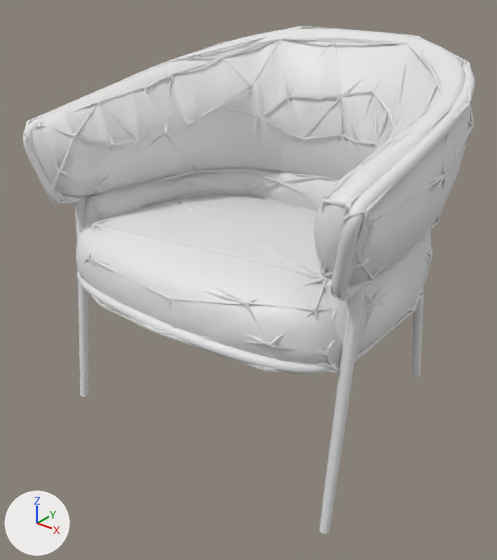
An edit to the glTF model assets/chair-wire.glb, drawn before and after from the same camera.
Rendered twice from a 50 mm camera at (1.172, -1.574, 1.391) aimed at (-0.02, -0.083, 0.467). The axes (+X, +Y, +Z) are drawn at lower left. The lights are the same throughout. The first picture is the older version.

In view in the first picture: 'Upholstery', 'Upholstery.001'.
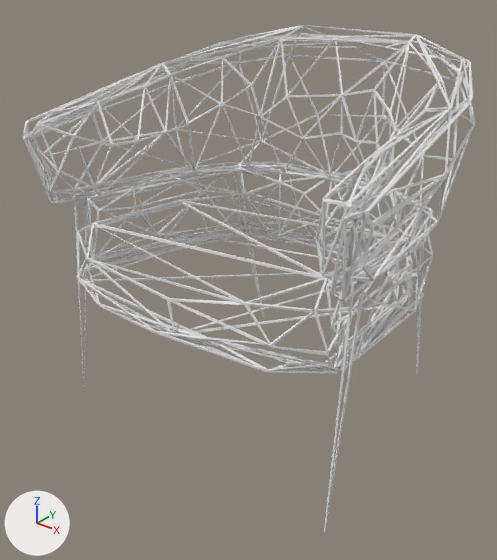
Where the change shows, as pixel boxes [x1, y1, x2, y2] in the pictures (497 x 560 px):
'Upholstery', deleted: before [23, 29, 475, 535]
'Upholstery.001', unchanged, uncovered by the edit: before [24, 26, 474, 382]; after [23, 25, 475, 533]

Edits to the bpy script that builds the scene:
```text
Remove ob_upholstery:
    ob_upholstery = bpy.data.objects.new('Upholstery', me_upholstery_001)
    ob_upholstery.location = (0.0, 0.0, 0.0)
```
